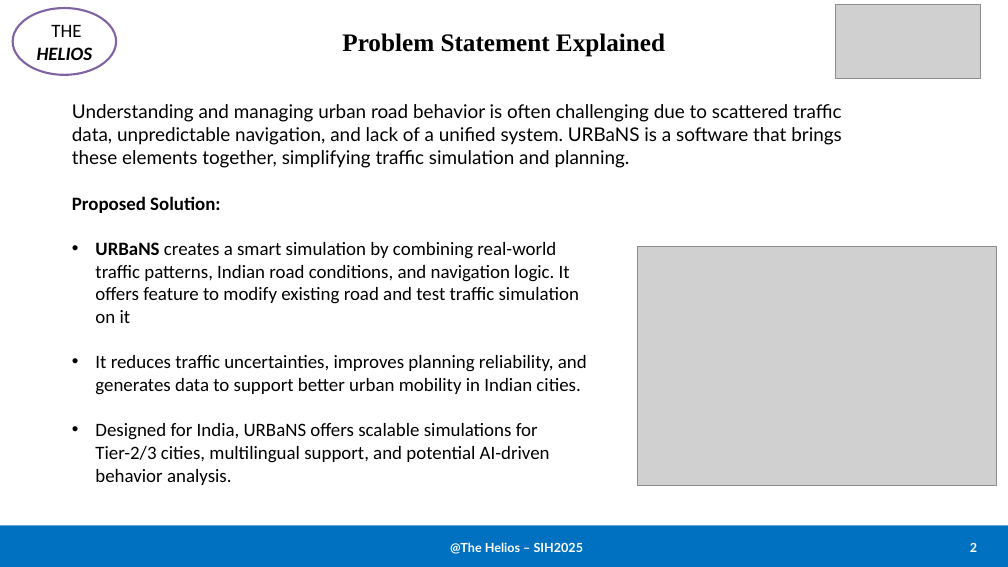
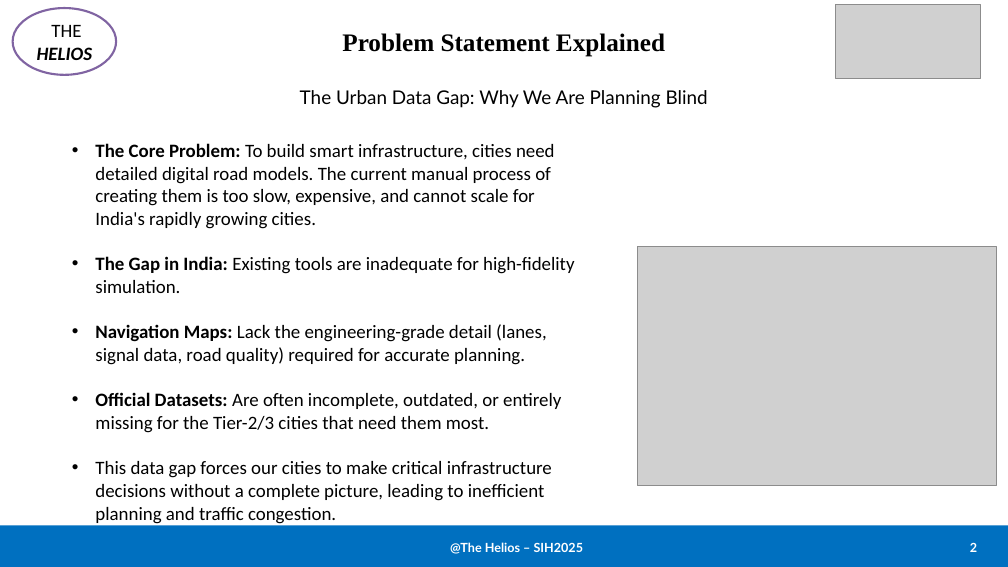
Before and after one commit to vrushal09/URBaNS, a slide deck: slide 2 of Docs/Helios_URBaNS.pptx. Drawn at 1008x567 pixels with LibreOffice and Linux fonts; fonts in the diff are those of the drawing; grey boxes stand for pictures. Boxes give left, top, right and bottom in pixels: in the first picture for what was removed or moved away, otherwise in the second. Text is boxed around its words. In the diff, an @@ line names an element or a change of style, - is before the commit and + after.

```diff
--- a/Docs/Helios_URBaNS.pptx
+++ b/Docs/Helios_URBaNS.pptx
@@ text at [300, 90, 708, 108]: text changed @@
-Understanding and managing urban road behavior is often challenging due to scattered traffic data, unpredictable navigation, and lack of a unified system. URBaNS is a software that brings these elements together, simplifying traffic simulation and planning.
+The Urban Data Gap: Why We Are Planning Blind
@@ text at [95, 143, 574, 524]: text changed @@
-Proposed Solution:
-• URBaNS creates a smart simulation by combining real-world traffic patterns, Indian road conditions, and navigation logic. It offers feature to modify existing road and test traffic simulation on it
-• It reduces traffic uncertainties, improves planning reliability, and generates data to support better urban mobility in Indian cities.
-• Designed for India, URBaNS offers scalable simulations for Tier-2/3 cities, multilingual support, and potential AI-driven behavior analysis.
+• The Core Problem: To build smart infrastructure, cities need detailed digital road models. The current manual process of creating them is too slow, expensive, and cannot scale for India's rapidly growing cities.
+• The Gap in India: Existing tools are inadequate for high-fidelity simulation.
+• Navigation Maps: Lack the engineering-grade detail (lanes, signal data, road quality) required for accurate planning.
+• Official Datasets: Are often incomplete, outdated, or entirely missing for the Tier-2/3 cities that need them most.
+• This data gap forces our cities to make critical infrastructure decisions without a complete picture, leading to inefficient planning and traffic congestion.
```
Also in this commit, not shown: 4 other slides changed.
